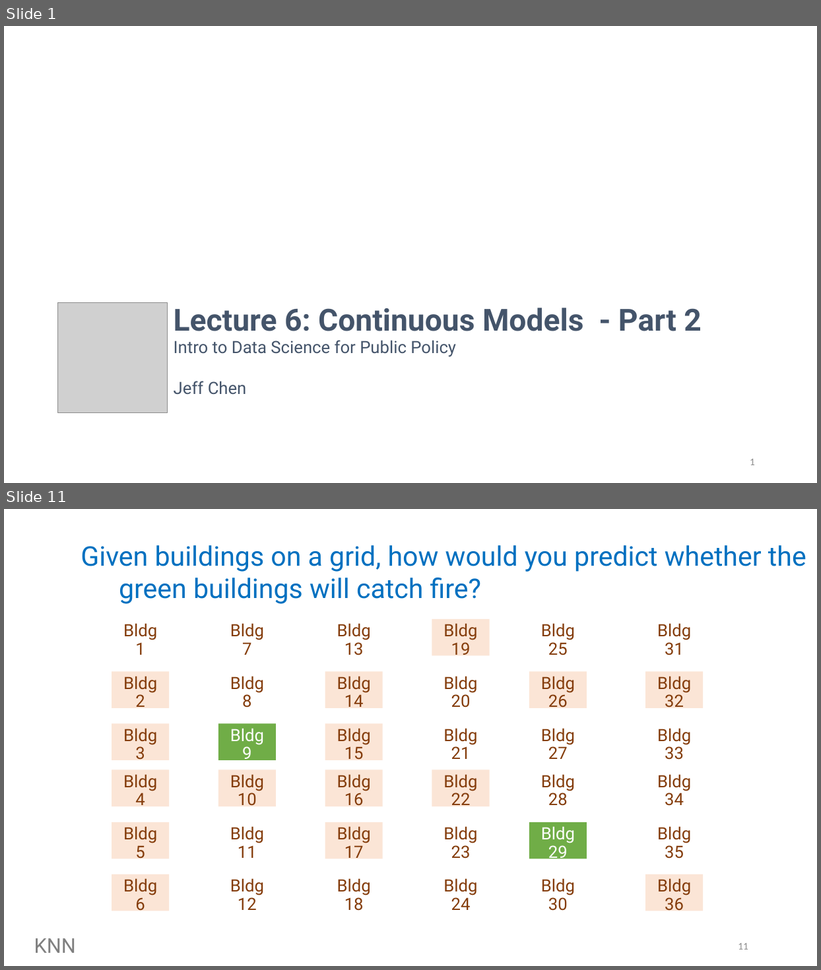
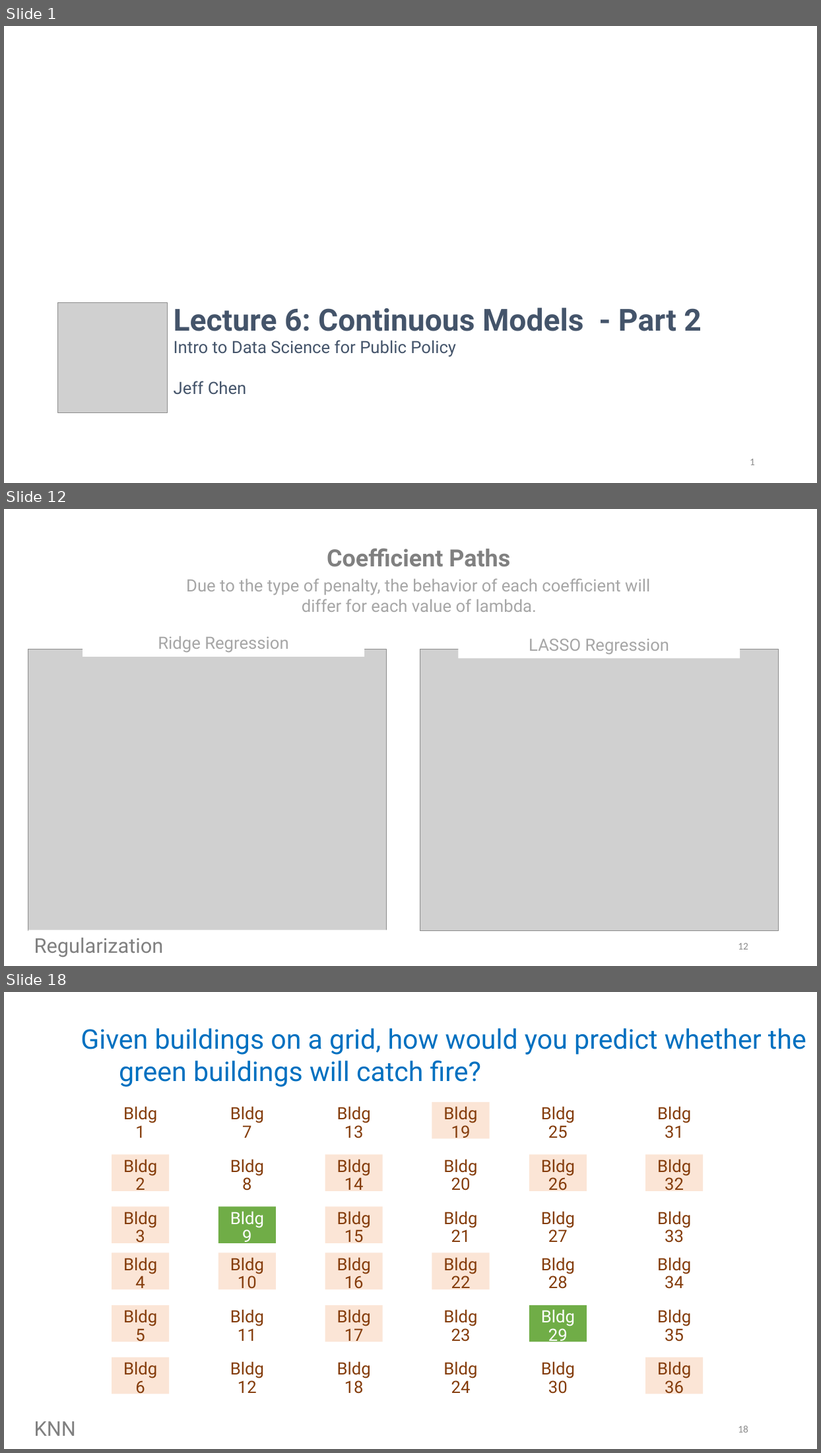
Before and after one commit to SigmaMonstR/data-science, a slide deck: lecture-06/slides.pptx. Shown one above the other, each under a label of ours: slides 1 and 11 before the commit, slides 1, 12 and 18 after it; the slides between them are not shown. The pictures are 821x970 and 821x1453 pixels, drawn with LibreOffice and Linux fonts; fonts in the diff are those of the drawing; grey boxes stand for pictures. Boxes give left, top, right and bottom in pixels: in the first picture for what was removed or moved away, otherwise in the second. Text is boxed around its words. In the diff, an @@ line names an element or a change of style, - is before the commit and + after.

```diff
--- a/lecture-06/slides.pptx
+++ b/lecture-06/slides.pptx
@@ slide 12 added at [4,509,817,966], background #FFFFFF @@
@@ text added at [327,549,510,567], 28 pt, text #808080, bold @@
+Coefficient Paths
@@ text added at [186,578,650,612], 20 pt, text #A6A6A6 @@
+Due to the type of penalty, the behavior of each coefficient will differ for each value of lambda.
@@ rectangle added at [83,630,364,657], fill #FFFFFF, 20 pt, text #A6A6A6 @@
+Ridge Regression
@@ rectangle added at [459,631,741,658], fill #FFFFFF, 20 pt, text #A6A6A6 @@
+LASSO Regression
@@ picture added at [28,650,387,931] @@
@@ picture added at [420,650,779,931] @@
@@ rectangle added at [28,931,626,961], fill #FFFFFF, 24 pt, text #808080 @@
+Regularization
@@ page number added at [738,943,748,950], 12 pt, text #8C8C8C @@
+12
@@ what was slide 11 is now slide 18 @@
@@ page number at [738,1426,748,1433]: text changed @@
-11
+18
```
Also in this commit, not shown: 4 slides changed, 12 other slides added, 6 slides removed, 8 other files.
